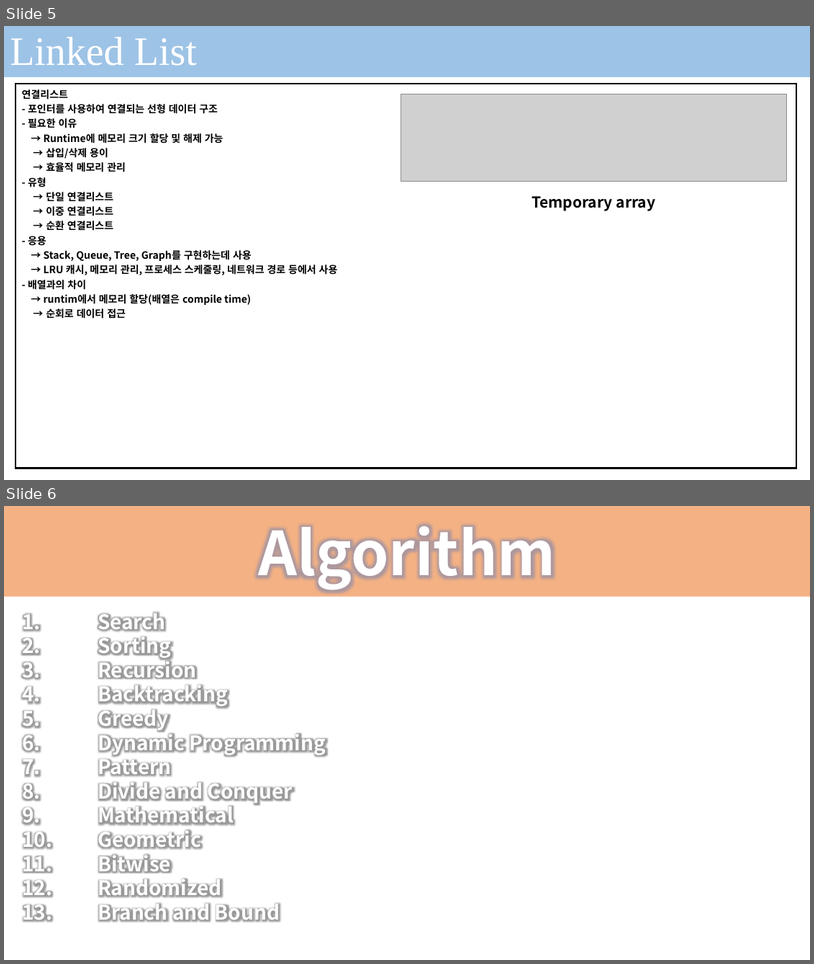
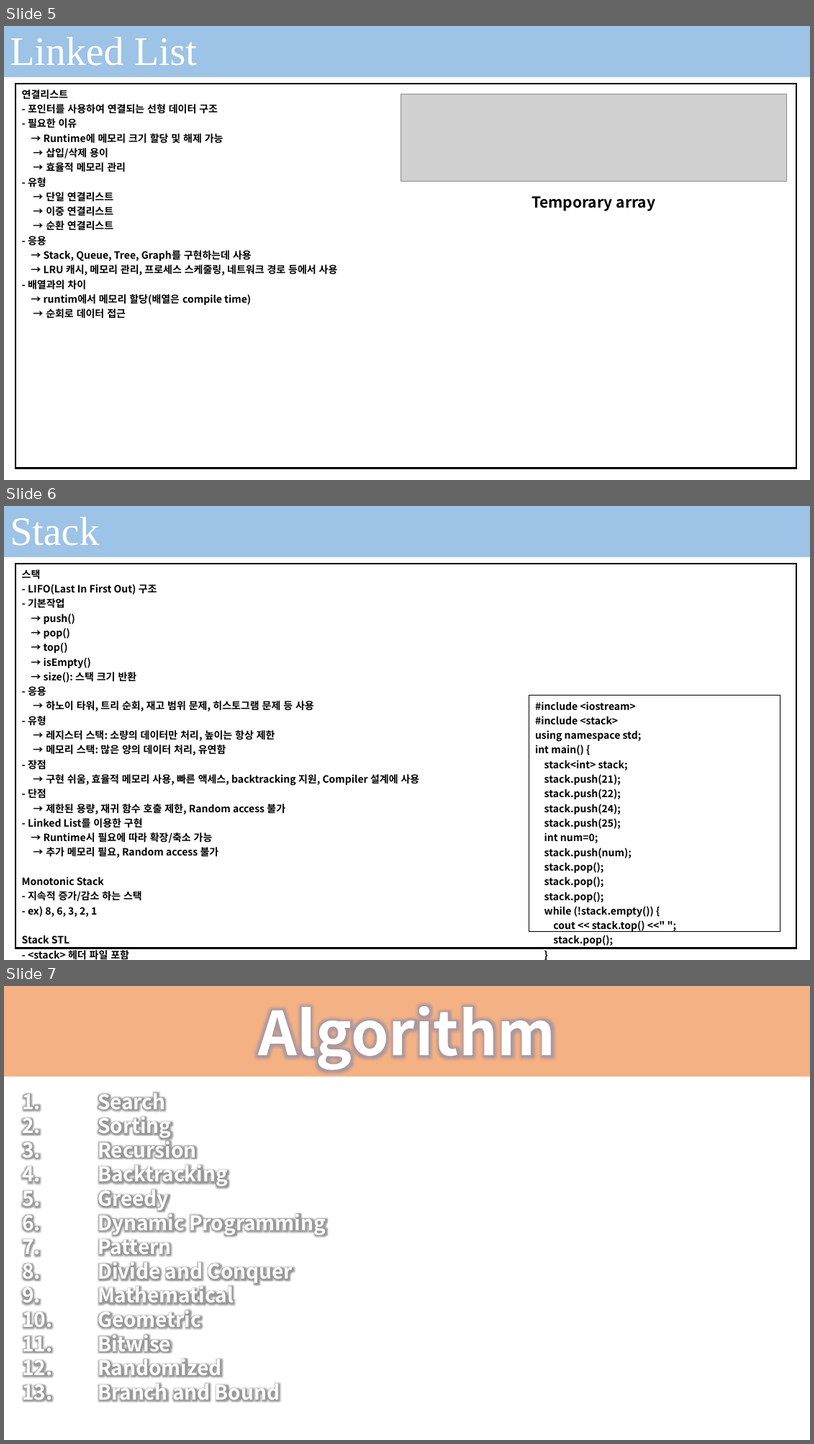
Before and after one commit to seonghokim/Study, a slide deck: Algorithm in c.pptx. Shown one above the other, each under a label of ours: slides 5 and 6 before the commit, slides 5, 6 and 7 after it. The pictures are 814x964 and 814x1444 pixels, drawn with LibreOffice and Linux fonts; fonts in the diff are those of the drawing; grey boxes stand for pictures; background and template pictures are left out. Boxes give left, top, right and bottom in pixels: in the first picture for what was removed or moved away, otherwise in the second. Text is boxed around its words. In the diff, an @@ line names an element or a change of style, - is before the commit and + after.

```diff
--- a/Algorithm in c.pptx
+++ b/Algorithm in c.pptx
@@ slide 6 added at bbox=[4, 506, 810, 960], background #FFFFFF; not listed: 1 template element that a slide beside it also shows @@
@@ rectangle added at bbox=[4, 506, 810, 557], fill #9DC3E6 @@
@@ text added at bbox=[10, 517, 99, 546], 48 pt, text #FFFFFF @@
+Stack
@@ table added at bbox=[16, 564, 797, 960], 1 rows, 1 columns @@
+스택 / - LIFO(Last In First Out) 구조 / - 기본작업 / → push() / → pop() / → top() / → isEmpty() / → size(): 스택 크기 반환 / - 응용 / → 하노이 타워, 트리 순회, 재고 범위 문제, 히스토그램 문제 등 사용 / - 유형 / → 레지스터 스택: 소량의 데이터만 처리, 높이는 항상 제한 / → 메모리 스택: 많은 양의 데이터 처리, 유연함 / - 장점 / → 구현 쉬움, 효율적 메모리 사용, 빠른 액세스, backtracking 지원, Compiler 설계에 사용 / - 단점 / → 제한된 용량, 재귀 함수 호출 제한, Random access 불가 / - Linked List를 이용한 구현 / → Runtime시 필요에 따라 확장/축소 가능 / → 추가 메모리 필요, Random access 불가 / Monotonic Stack / - 지속적 증가/감소 하는 스택 / - ex) 8, 6, 3, 2, 1 / Stack STL / - <stack> 헤더 파일 포함 / - 형식: template <class Type, class Container = deque<Type> > class stack;
@@ table added at bbox=[530, 695, 781, 948], 1 rows, 1 columns @@
+#include <iostream> / #include <stack> / using namespace std; / int main() { / stack<int> stack; / stack.push(21); / stack.push(22); / stack.push(24); / stack.push(25); / int num=0; / stack.push(num); / stack.pop(); / stack.pop(); / stack.pop(); / while (!stack.empty()) { / cout << stack.top() <<" "; / stack.pop(); / } / }
@@ what was slide 6 is now slide 7 @@
```
Also in this commit, not shown: 2 other files.
